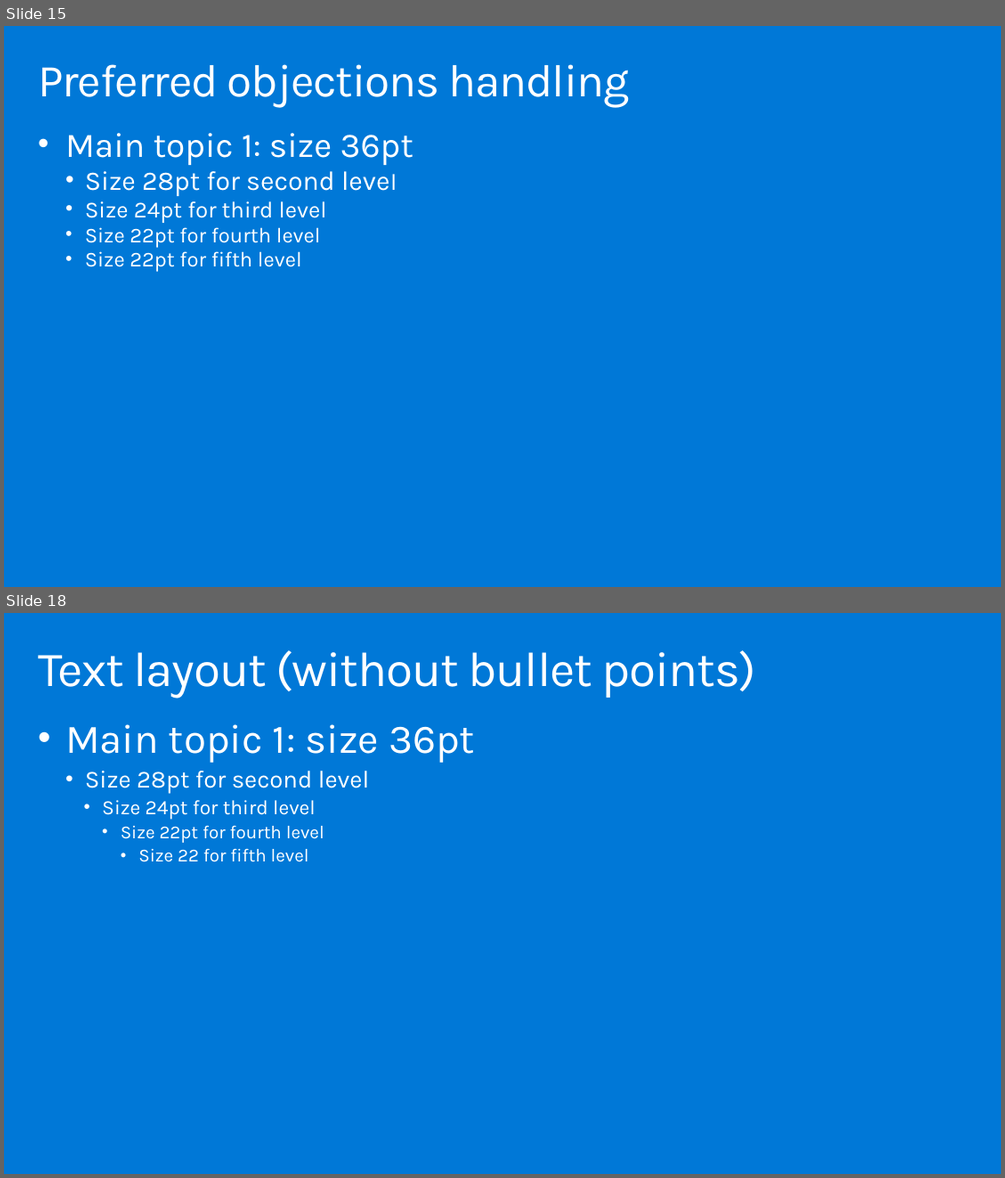
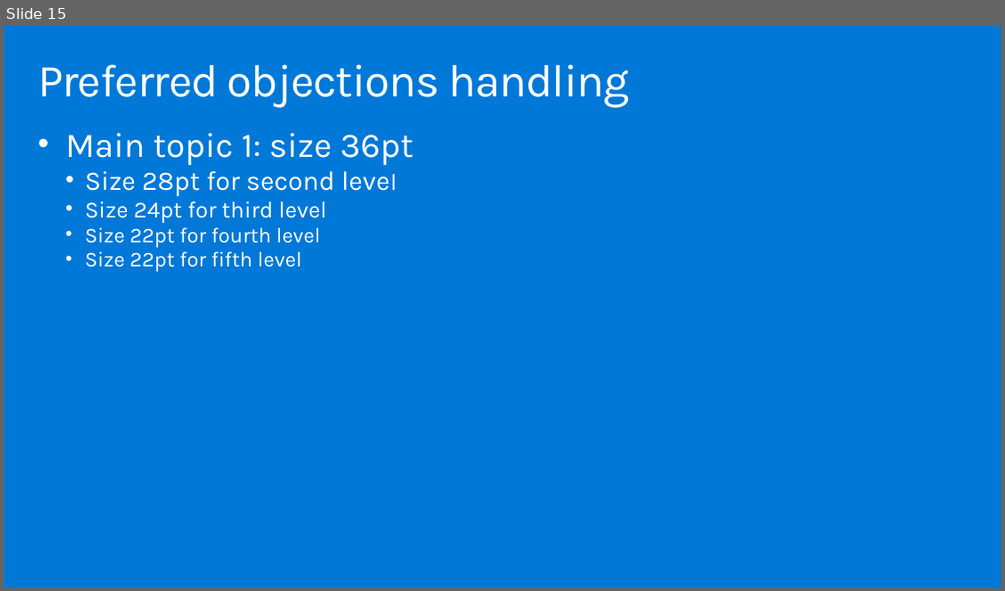
Before and after one commit to solliancenet/MCW-Securing-the-IoT-end-to-end, a slide deck: Whiteboard design session/WDS trainer presentation - Securing the IoT end to end.pptx. Shown one above the other, each under a label of ours: slides 15 and 18 before the commit, slide 15 after it; the slides between them are not shown. The pictures are 1005x1178 and 1005x591 pixels, drawn with LibreOffice and Linux fonts; fonts in the diff are those of the drawing. Boxes give left, top, right and bottom in pixels: in the first picture for what was removed or moved away, otherwise in the second. Text is boxed around its words. In the diff, an @@ line names an element or a change of style, - is before the commit and + after.

```diff
--- a/Whiteboard design session/WDS trainer presentation - Securing the IoT end to end.pptx
+++ b/Whiteboard design session/WDS trainer presentation - Securing the IoT end to end.pptx
@@ slide 18 removed at bbox=[4, 613, 1001, 1174], background #0078D7 @@
@@ title removed at bbox=[38, 650, 757, 698] @@
-Text layout (without bullet points)
@@ text removed at bbox=[65, 724, 475, 862] @@
-• Main topic 1: size 36pt
-  • Size 28pt for second level
-    • Size 24pt for third level
-      • Size 22pt for fourth level
-        • Size 22 for fifth level
```
Also in this commit, not shown: 3 slides added, 11 other slides removed, 1 other file.
